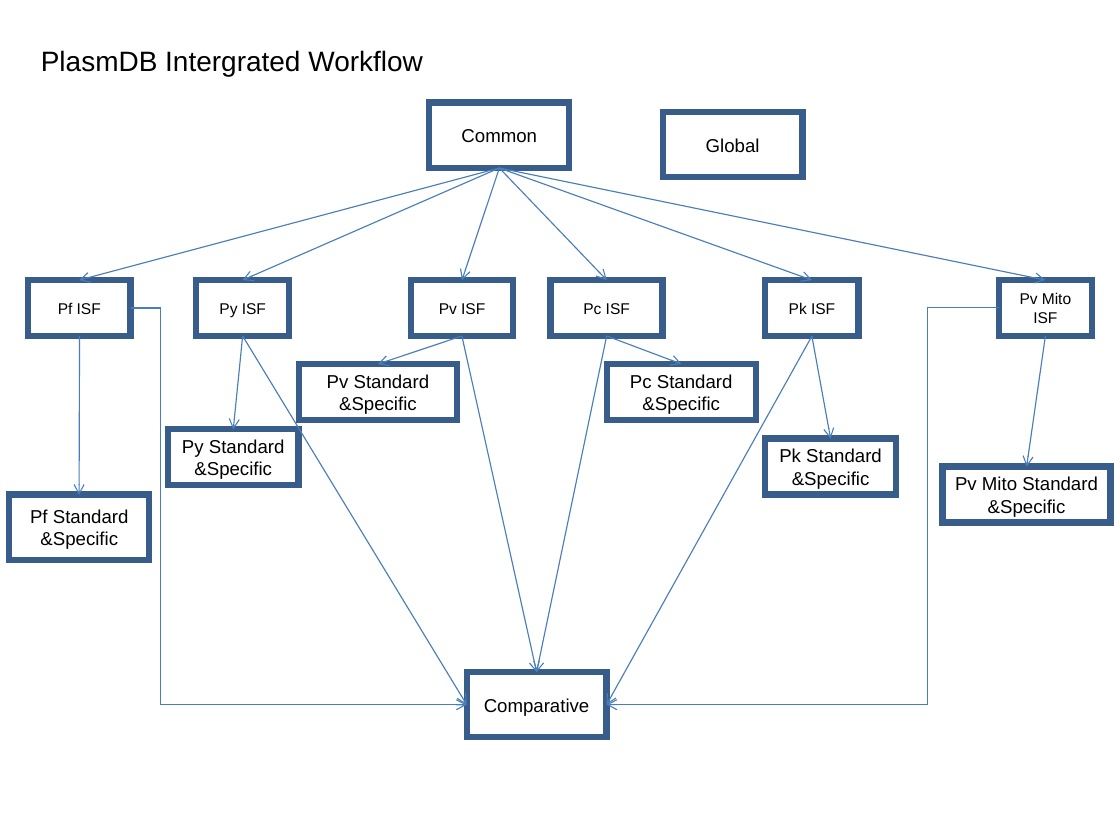
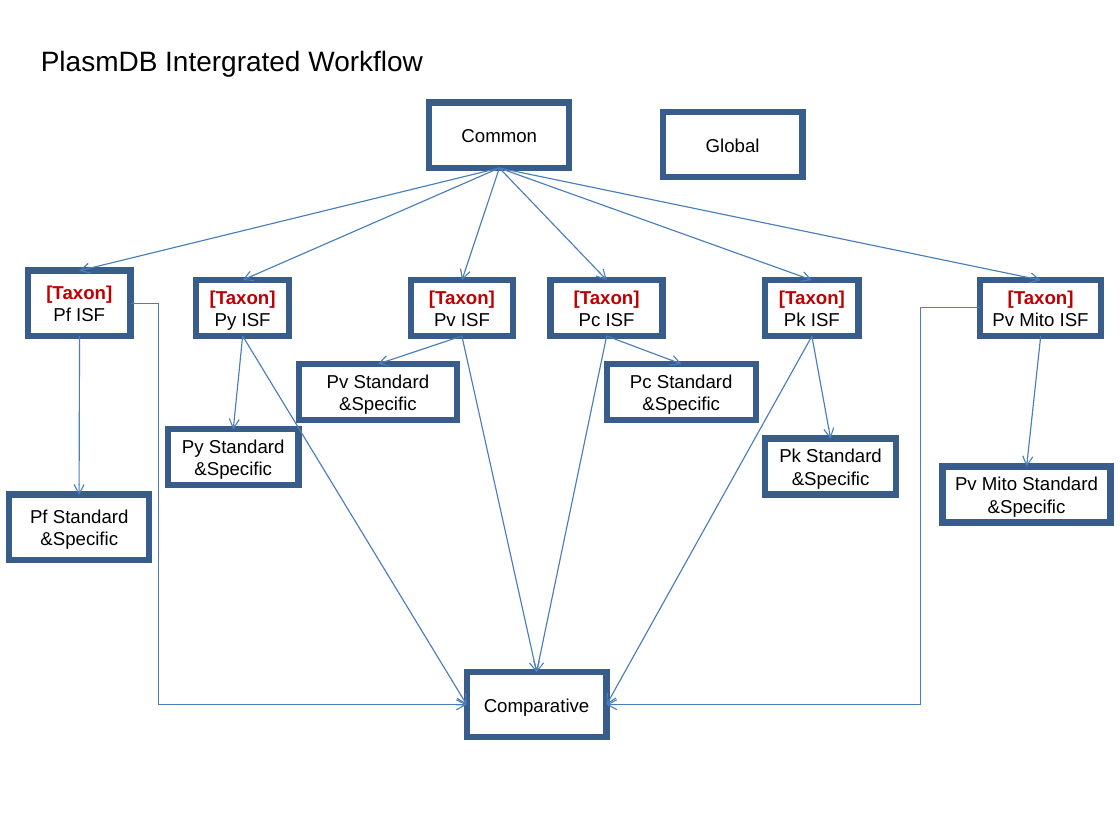
Before and after one commit to VEuPathDB/ApiCommonWorkflow, a slide deck: slide 1 of Main/doc/IntegratedWorkflow.ppt. Drawn at 1120x840 pixels with LibreOffice and Linux fonts; fonts in the diff are those of the drawing. Boxes give left, top, right and bottom in pixels: in the first picture for what was removed or moved away, otherwise in the second. Text is boxed around its words. In the diff, an @@ line names an element or a change of style, - is before the commit and + after.

```diff
--- a/Main/doc/IntegratedWorkflow.ppt
+++ b/Main/doc/IntegratedWorkflow.ppt
@@ arrow moved from (500, 168) - (80, 280) to (500, 168) - (80, 271) @@
@@ arrow moved from (500, 168) - (1045, 280) to (500, 168) - (1040, 280) @@
@@ rectangle "[Taxon]" resized from (x1=28, y1=280, x2=131, y2=336) to (x1=28, y1=271, x2=131, y2=336) @@
@@ text in rectangle at (x1=46, y1=285, x2=112, y2=303): paragraph added @@
+[Taxon]
@@ text in rectangle at (x1=210, y1=290, x2=276, y2=308): paragraph added @@
+[Taxon]
@@ text in rectangle at (x1=429, y1=290, x2=495, y2=308): paragraph added @@
+[Taxon]
@@ text in rectangle at (x1=574, y1=290, x2=640, y2=308): paragraph added @@
+[Taxon]
@@ text in rectangle at (x1=779, y1=290, x2=845, y2=308): paragraph added @@
+[Taxon]
@@ rectangle "[Taxon]" resized from (x1=999, y1=280, x2=1092, y2=336) to (x1=980, y1=280, x2=1101, y2=336) @@
@@ text in rectangle at (x1=1008, y1=290, x2=1074, y2=308): paragraph added @@
+[Taxon]
@@ text in rectangle at (x1=53, y1=307, x2=105, y2=322): size 10 to 12 pt in "Pf ISF" @@
@@ elbow arrow moved from (131, 308) - (467, 704) to (131, 304) - (467, 704) @@
@@ text in rectangle at (x1=215, y1=313, x2=271, y2=330): size 10 to 12 pt in "Py ISF" @@
@@ text in rectangle at (x1=434, y1=313, x2=490, y2=327): size 10 to 12 pt in "Pv ISF" @@
@@ text in rectangle at (x1=579, y1=313, x2=635, y2=326): size 10 to 12 pt in "Pc ISF" @@
@@ elbow arrow moved from (999, 308) - (607, 704) to (980, 308) - (607, 704) @@
@@ text in rectangle at (x1=784, y1=312, x2=840, y2=327): size 10 to 12 pt in "Pk ISF" @@
@@ text in rectangle at (x1=992, y1=312, x2=1089, y2=327): size 10 to 12 pt in "Pv Mito ISF" @@
@@ arrow moved from (1045, 336) - (1027, 467) to (1040, 336) - (1027, 467) @@
```
Also in this commit, not shown: 1 other slide changed.
